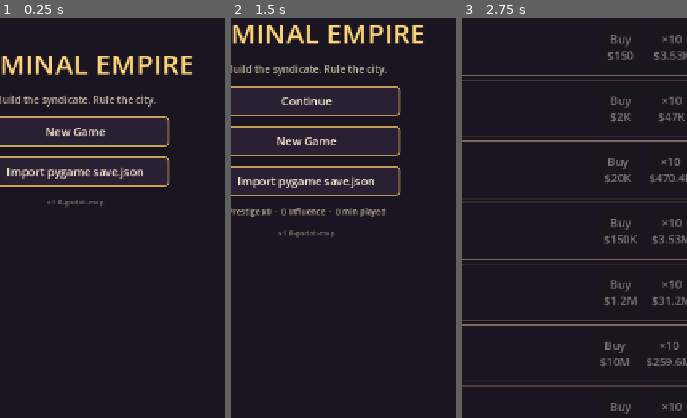
Above: before the commit, frames 1-3 (left to right).
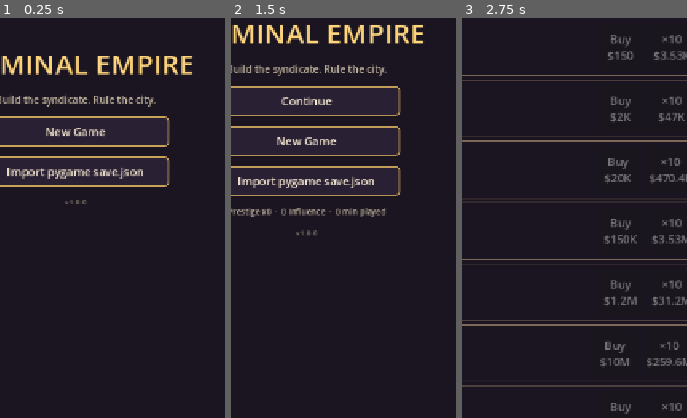
Above: after the commit, the same moments.

Repository: ironassassin3/Idle-empire
Game: Godot game, scene res://scenes/main_menu.tscn
Same seed, same stepped clock (60 frames per second), same inputs: the game is played once before the commit and once after it.
Inputs:
- Up to frame 1 (0.25 s): no input
- Up to frame 2 (1.5 s): click "New Game" at 0.5 s; click "Menu" at 1.25 s
- Up to frame 3 (2.75 s): click "New Game" at 2 s
The pictures show only the part of the screen within x 33-83%, y 36-86%; the shares and areas given below are measured in that part.

The runs differ from the first frame. In frame 1, 0.1% of the frame differs, in the area x 20-46%, y 45-47%; in frame 2, 0.1%, in the area x 20-46%, y 53-55%; in frame 3, nothing differs.

Commit message:
chore(godot): Android export readiness (Phase A)
- Add export_presets.cfg (arm64, gradle build, portrait, internet perm)
- Hide dev-only pygame-save import button outside the editor
- Replace placeholder icon with code-drawn noir crown
- Set app version 1.0.0 (project + title screen)
- gitignore build artifacts and keystores

Co-Authored-By: Claude Opus 4.8 <noreply@anthropic.com>

Diff:
--- a/godot/icon.svg
+++ b/godot/icon.svg
@@ -1,5 +1,13 @@
 <svg xmlns="http://www.w3.org/2000/svg" viewBox="0 0 128 128">
-  <rect width="128" height="128" fill="#08070a"/>
-  <circle cx="64" cy="64" r="42" fill="none" stroke="#c8a35a" stroke-width="4"/>
-  <text x="64" y="74" text-anchor="middle" font-family="serif" font-size="48" fill="#ecca7d">$</text>
+  <!-- Criminal Empire launcher icon. Code-drawn (noir + gold crown). No raster/AI assets. -->
+  <rect width="128" height="128" fill="#0d0b12"/>
+  <circle cx="64" cy="64" r="52" fill="none" stroke="#1b1622" stroke-width="6"/>
+  <g fill="#ecca7d" stroke="#c8a35a" stroke-width="2.5" stroke-linejoin="round">
+    <path d="M30 90 L30 52 L48 70 L64 40 L80 70 L98 52 L98 90 Z"/>
+    <rect x="30" y="84" width="68" height="14" rx="3"/>
+  </g>
+  <rect x="34" y="88" width="60" height="3" fill="#0d0b12" opacity="0.5"/>
+  <circle cx="30" cy="50" r="4.5" fill="#c0392b"/>
+  <circle cx="64" cy="37" r="5" fill="#c0392b"/>
+  <circle cx="98" cy="50" r="4.5" fill="#c0392b"/>
 </svg>
--- a/godot/project.godot
+++ b/godot/project.godot
@@ -15,6 +15,7 @@
 [application]
 
 config/name="Criminal Empire"
+config/version="1.0.0"
 config/description="Criminal Empire — idle mobile game (Godot 1.0). Pygame repo root is balance lab only."
 run/main_scene="res://scenes/main_menu.tscn"
 config/features=PackedStringArray("4.6", "GL Compatibility")
--- a/godot/scripts/autoload/game_config.gd
+++ b/godot/scripts/autoload/game_config.gd
@@ -1,7 +1,7 @@
 extends Node
 ## Mirrors config.py — tuning constants for the GDScript port.
 
-const VERSION := "v1.0-godot-mvp"
+const VERSION := "v1.0.0"
 const DESIGN_WIDTH := 900
 const DESIGN_HEIGHT := 720
 const FPS := 60
--- a/godot/scripts/ui/main_menu.gd
+++ b/godot/scripts/ui/main_menu.gd
@@ -13,6 +13,10 @@
 	_continue_btn.pressed.connect(_on_continue)
 	_new_btn.pressed.connect(_on_new)
 	_import_btn.pressed.connect(_on_import)
+	# Dev-only: the importer reads a hardcoded desktop path (d:/2d_game/) and is
+	# useless on a device. Show it only when running inside the editor so it never
+	# ships in any exported build.
+	_import_btn.visible = OS.has_feature("editor")
 	_refresh_save_ui()
 
 
Not shown, added: godot/export_presets.cfg
Not shown, added: godot/.gitignore
